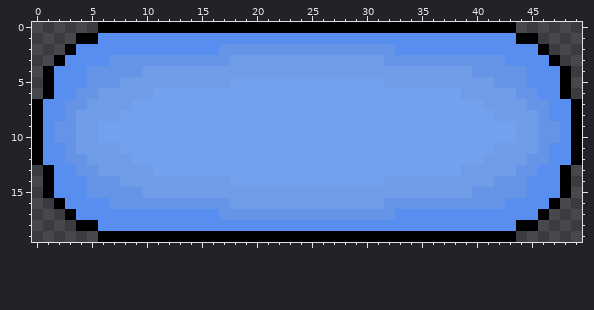
Two states of a pixel-art file, misc/pixelart/V2/player_2.aseprite. That is the earlier state.
50x20 pixels, 1 frame. Colours within 5 levels of each other are drawn and written as one.
And afterwards:
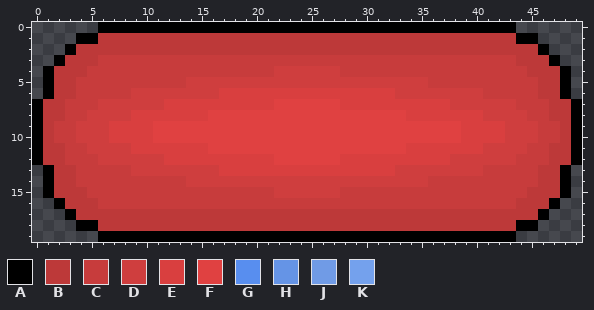
Palette (. is transparent): A #000000  B #bd3939  C #c73c3c  D #cf3e3e  E #d93f3f  F #e04141  G #588eef  H #6594e6  J #709be6  K #74a1ed
The edit:
Changed rows in their new state; - is an unchanged pixel.
first column x 1:
 1 -----BBBBBBBBBBBBBBBBBBBBBBBBBBBBBBBBBBBBBB-----
 2 ---BBBBBBBBBBBBBBBBBBBBBBBBBBBBBBBBBBBBBBBBBB---
 3 --BBBCCCCCCCCCCCCCCCCCCCCCCCCCCCCCCCCCCCCCCBBB--
 4 -BBBCCCCCCCCCCCCCCCCCDDDDDDCCCCCCCCCCCCCCCCCBBB-
 5 -BBCCCCCCCCCCDDDDDDDDDDDDDDDDDDDDDDCCCCCCCCCCBB-
 6 -BBCCCCCDDDDDDDDEEEEEEEEEEEEEEEEDDDDDDDDCCCCCBB-
 7 BBCCCDDDDDDEEEEEEEEEEFFFFFFEEEEEEEEEEDDDDDDCCCBB
 8 BBCCDDDDEEEEEEEFFFFFFFFFFFFFFFFFFEEEEEEEDDDDCCBB
 9 BCCDDDEEEEFFFFFFFFFFFFFFFFFFFFFFFFFFFFEEEEDDDCCB
10 BCCDDDEEEEFFFFFFFFFFFFFFFFFFFFFFFFFFFFEEEEDDDCCB
11 BBCCDDDDEEEEEEEFFFFFFFFFFFFFFFFFFEEEEEEEDDDDCCBB
12 BBCCCDDDDDDEEEEEEEEEEFFFFFFEEEEEEEEEEDDDDDDCCCBB
13 -BBCCCCCDDDDDDDDEEEEEEEEEEEEEEEEDDDDDDDDCCCCCBB-
14 -BBCCCCCCCCCCDDDDDDDDDDDDDDDDDDDDDDCCCCCCCCCCBB-
15 -BBBCCCCCCCCCCCCCCCCCDDDDDDCCCCCCCCCCCCCCCCCBBB-
16 --BBBCCCCCCCCCCCCCCCCCCCCCCCCCCCCCCCCCCCCCCBBB--
17 ---BBBBBBBBBBBBBBBBBBBBBBBBBBBBBBBBBBBBBBBBBB---
18 -----BBBBBBBBBBBBBBBBBBBBBBBBBBBBBBBBBBBBBB-----
